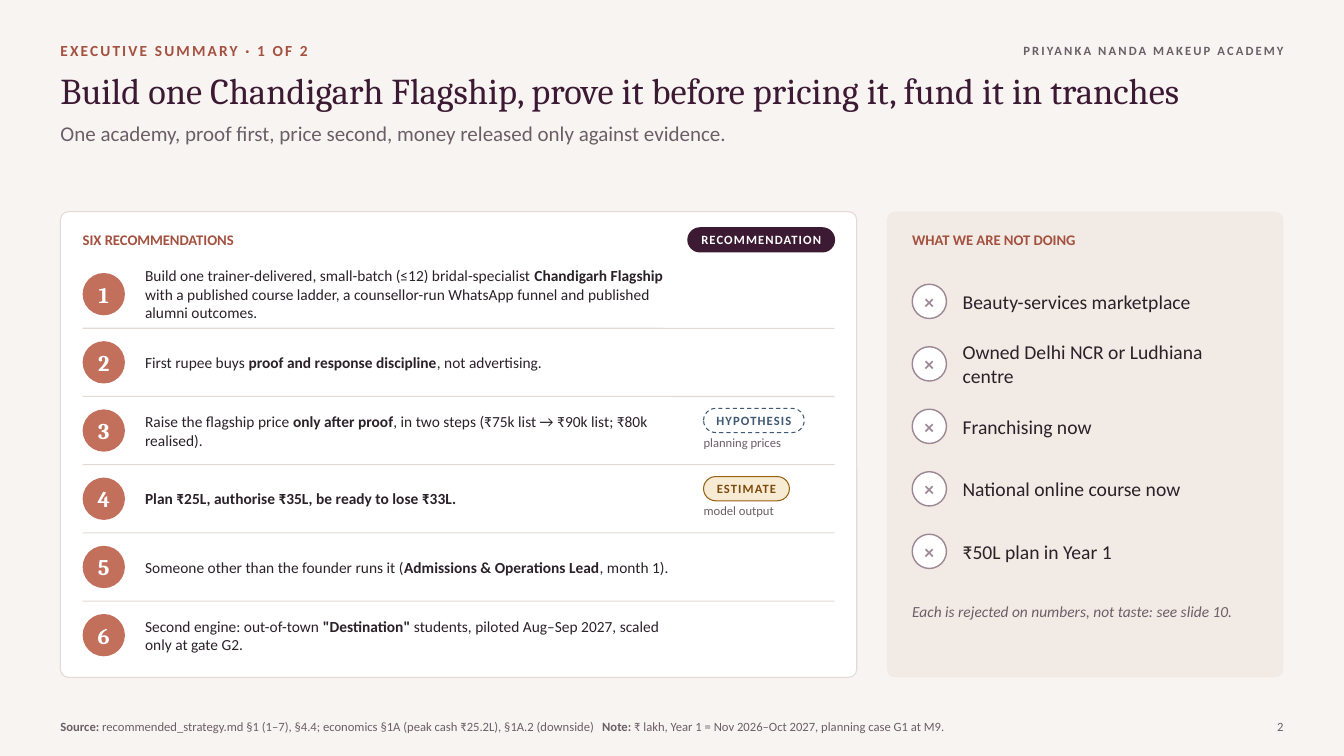
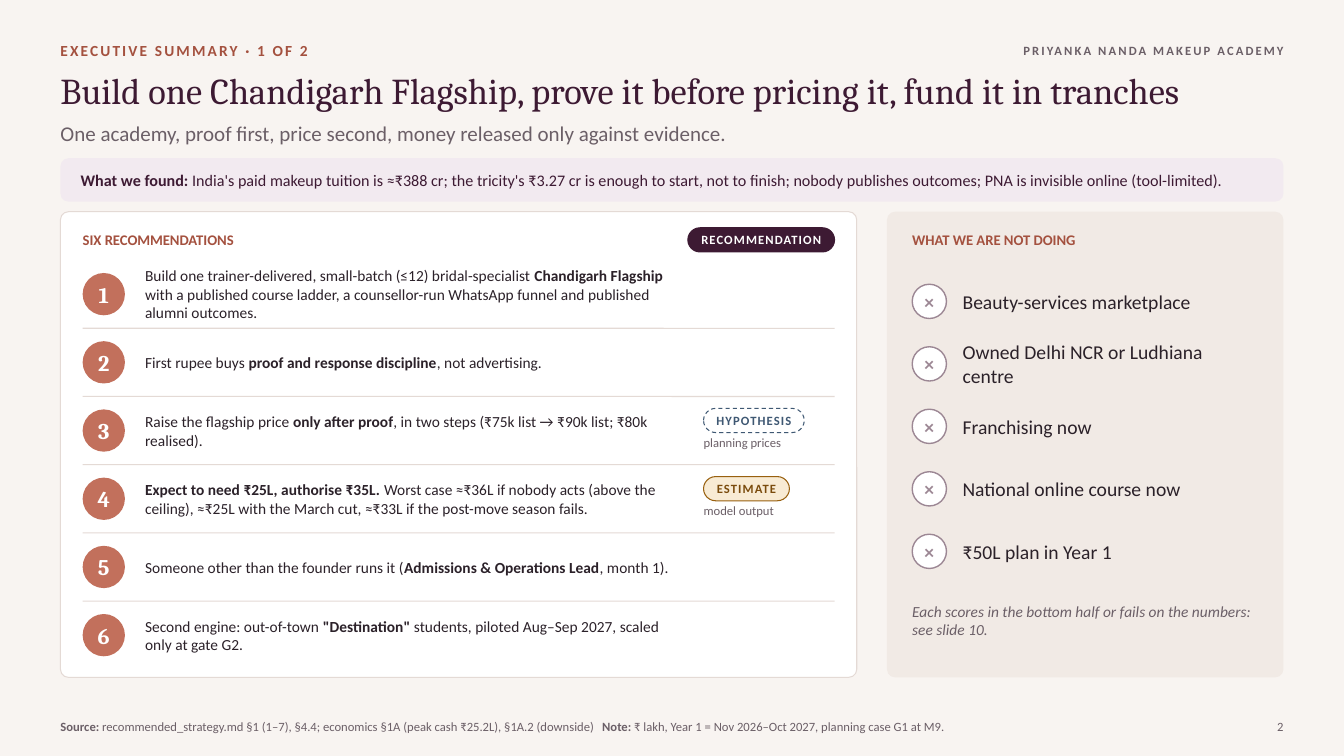
Before and after one commit to ravishchaaubey/apna-demo, a slide deck: slide 2 of priyanka_nanda_academy/final/Priyanka_Nanda_Academy_Growth_Strategy.pptx. Drawn at 1344x756 pixels with LibreOffice and Linux fonts; fonts in the diff are those of the drawing. Boxes give left, top, right and bottom in pixels: in the first picture for what was removed or moved away, otherwise in the second. Text is boxed around its words. In the diff, an @@ line names an element or a change of style, - is before the commit and + after.

```diff
--- a/priyanka_nanda_academy/final/Priyanka_Nanda_Academy_Growth_Strategy.pptx
+++ b/priyanka_nanda_academy/final/Priyanka_Nanda_Academy_Growth_Strategy.pptx
@@ rounded rectangle added at box(60, 158, 1284, 202), fill #F2EAF0 @@
@@ text added at box(81, 174, 1221, 189), 11.5 pt, text #3D1A33 @@
+What we found: India's paid makeup tuition is ≈₹388 cr; the tricity's ₹3.27 cr is enough to start, not to finish; nobody publishes outcomes; PNA is invisible online (tool-limited).
@@ text at box(145, 484, 656, 517): text changed; bold off @@
-Plan ₹25L, authorise ₹35L, be ready to lose ₹33L.
+Expect to need ₹25L, authorise ₹35L. Worst case ≈₹36L if nobody acts (above the ceiling), ≈₹25L with the March cut, ≈₹33L if the post-move season fails.
@@ text at box(912, 606, 1251, 635): text changed @@
-Each is rejected on numbers, not taste: see slide 10.
+Each scores in the bottom half or fails on the numbers: see slide 10.
```
Also in this commit, not shown: 28 other slides changed, 7 other files.
